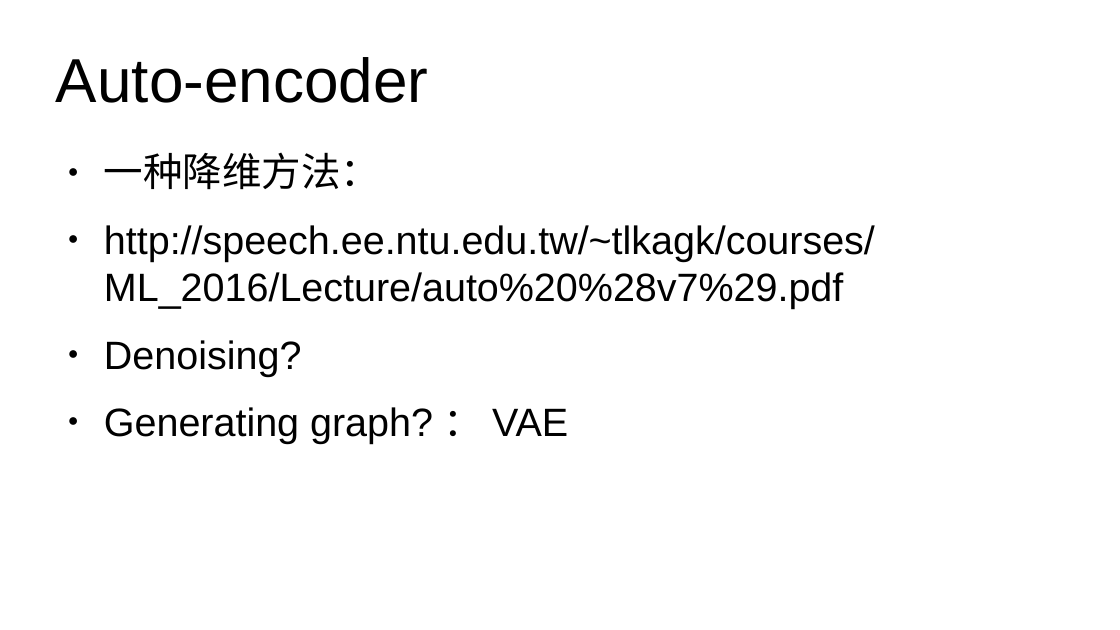
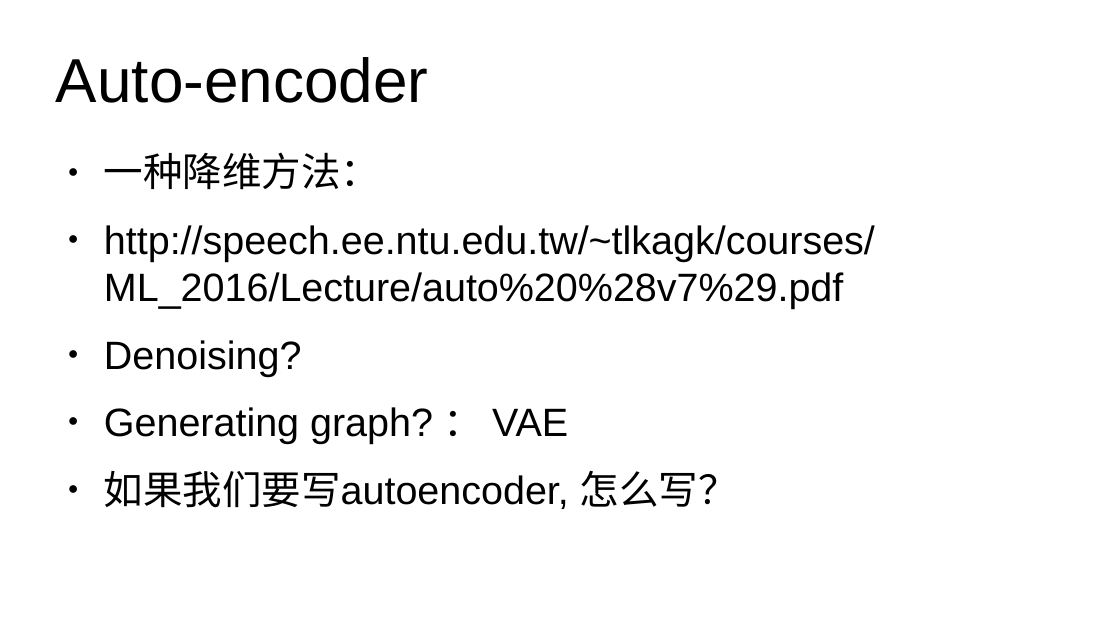
Before and after one commit to henryliuw/Gradient-Adversarial-Transformation-Network, a slide deck: slide 6 of project_note.odp. Drawn at 1120x630 pixels with LibreOffice and Linux fonts; fonts in the diff are those of the drawing. Boxes give left, top, right and bottom in pixels: in the first picture for what was removed or moved away, otherwise in the second. Text is boxed around its words. In the diff, an @@ line names an element or a change of style, - is before the commit and + after.

```diff
--- a/project_note.odp
+++ b/project_note.odp
@@ text at (x1=104, y1=470, x2=738, y2=509): paragraph added @@
+● 如果我们要写autoencoder, 怎么写？
```
Also in this commit, not shown: 4 other slides changed, 1 slide added.
